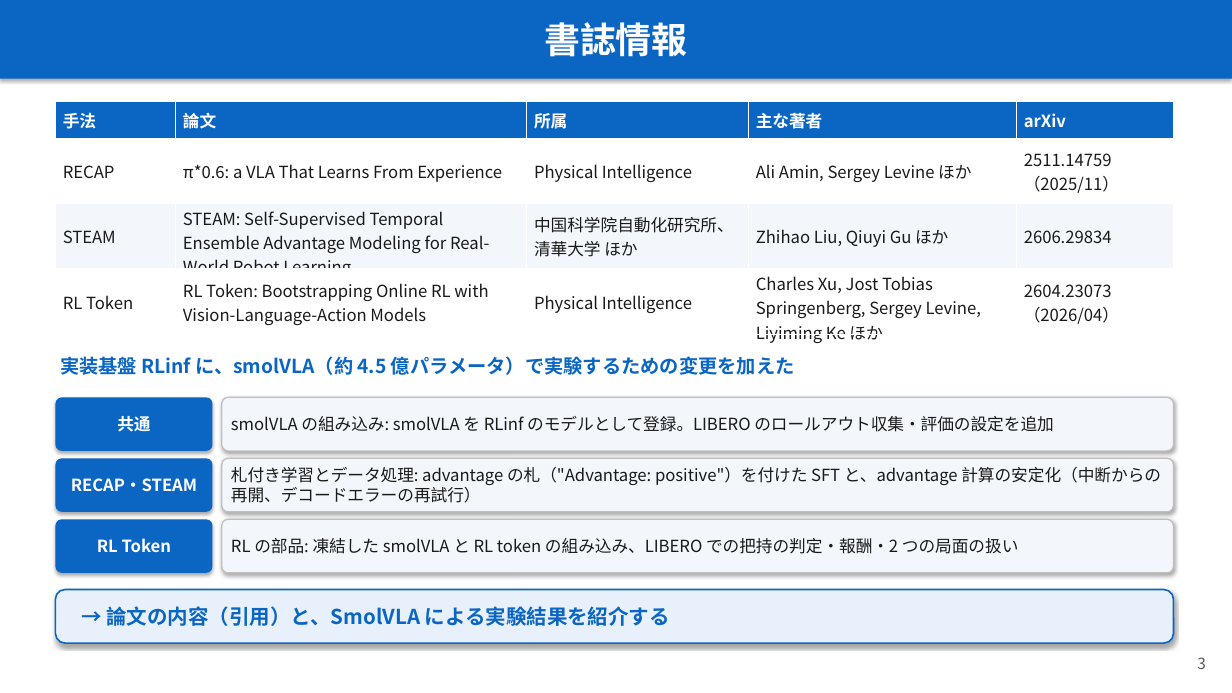
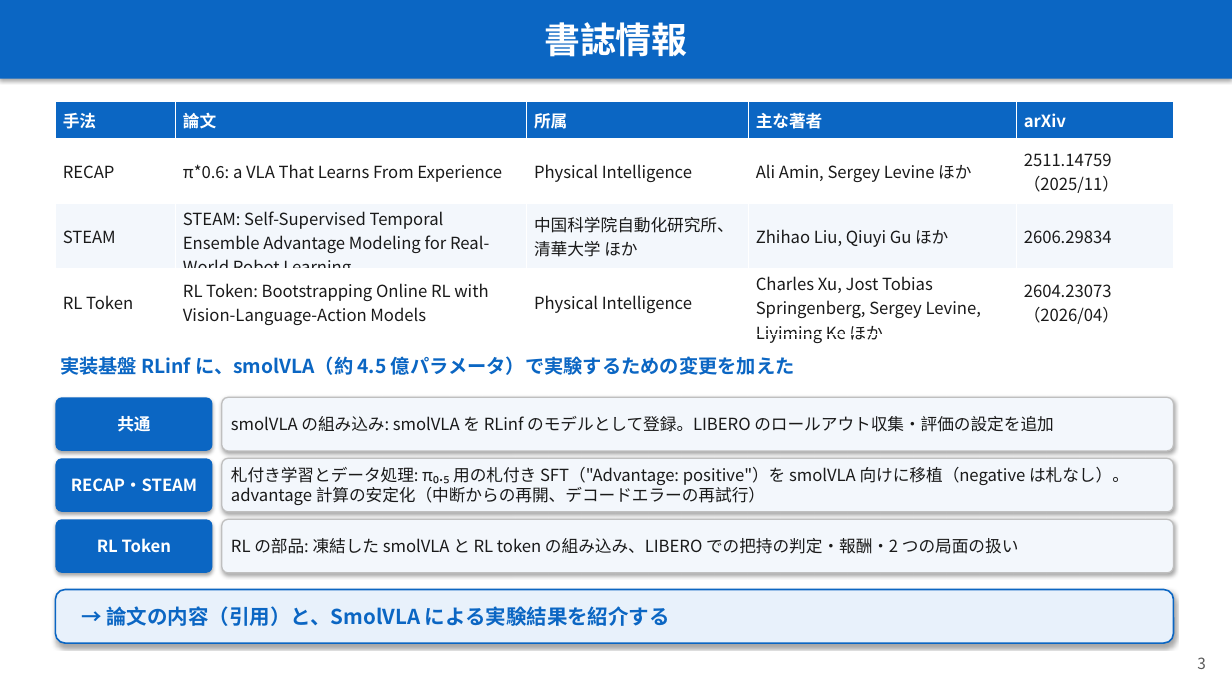
Before and after one commit to Junhand/libero_RL, a slide deck: slide 3 of docs/RECAP_STEAM_RLToken.pptx. Drawn at 1232x693 pixels with LibreOffice and Linux fonts; fonts in the diff are those of the drawing. Boxes give left, top, right and bottom in pixels: in the first picture for what was removed or moved away, otherwise in the second. Text is boxed around its words. In the diff, an @@ line names an element or a change of style, - is before the commit and + after.

```diff
--- a/docs/RECAP_STEAM_RLToken.pptx
+++ b/docs/RECAP_STEAM_RLToken.pptx
@@ text in rounded rectangle at [231, 467, 1129, 505]: text changed @@
-札付き学習とデータ処理: advantage の札（"Advantage: positive"）を付けた SFT と、advantage 計算の安定化（中断からの再開、デコードエラーの再試行）
+札付き学習とデータ処理: π₀.₅ 用の札付き SFT（"Advantage: positive"）を smolVLA 向けに移植（negative は札なし）。advantage 計算の安定化（中断からの再開、デコードエラーの再試行）
```
Also in this commit, not shown: 2 other slides changed, 1 other file.
